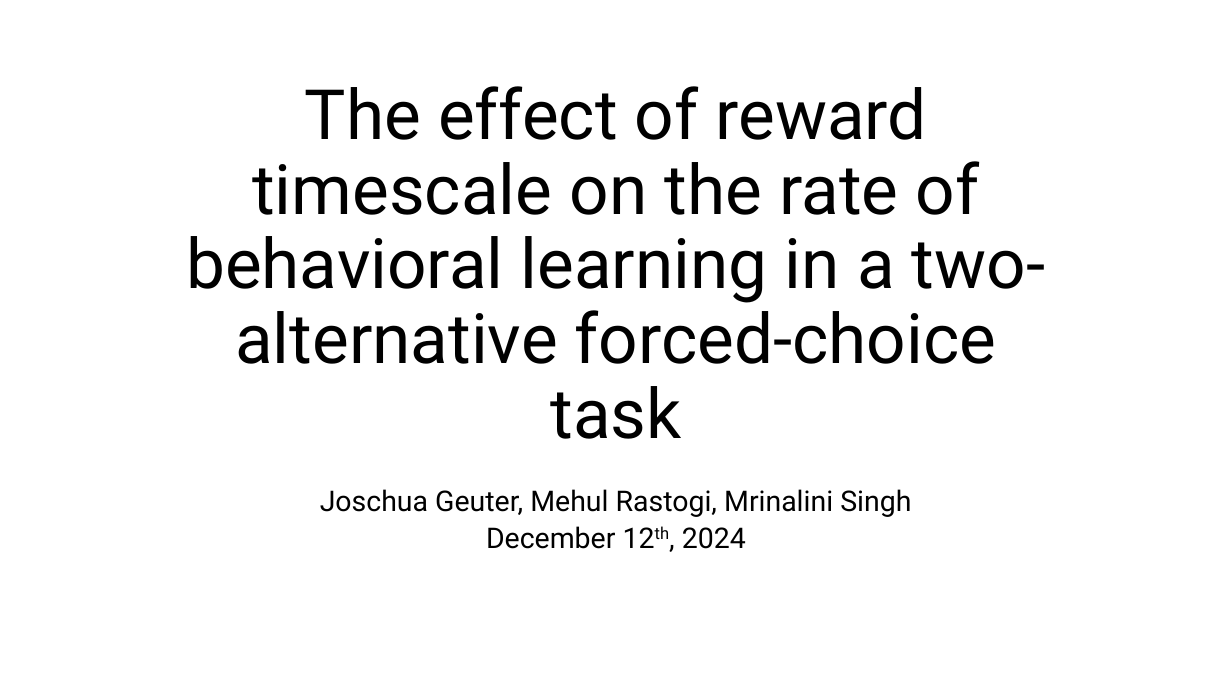
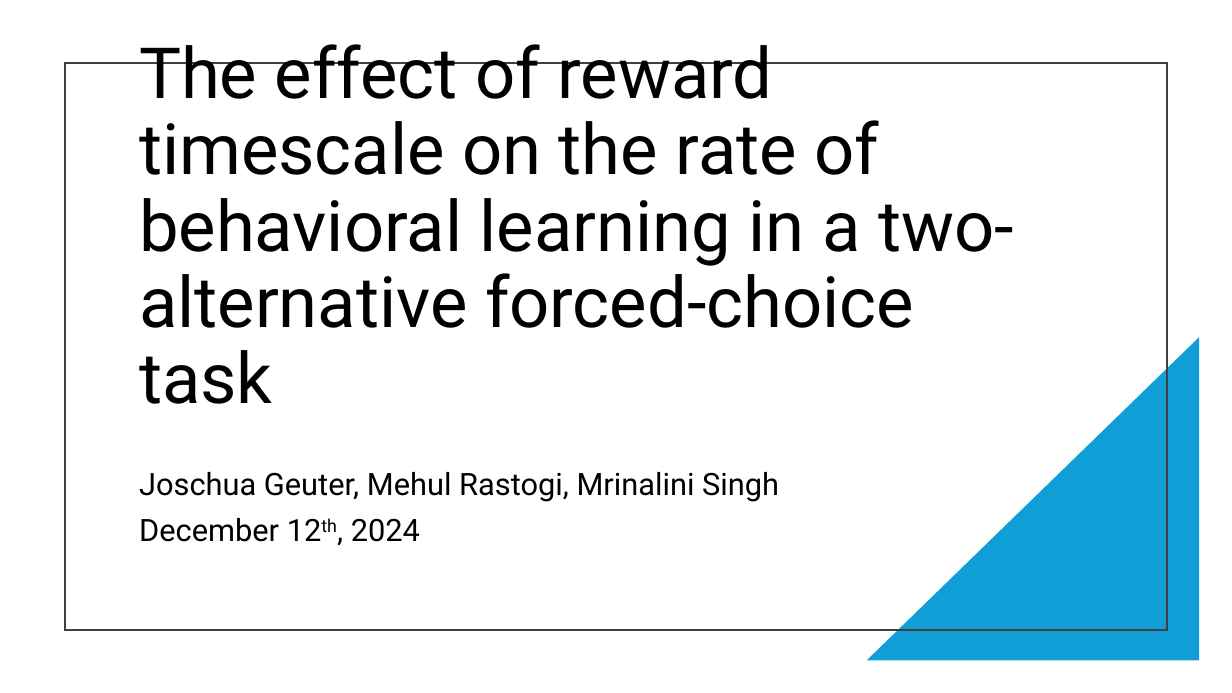
Before and after one commit to Joschua21/dbanalysis, a slide deck: slide 1 of ENproject.pptx. Drawn at 1232x693 pixels with LibreOffice and Linux fonts; fonts in the diff are those of the drawing. Boxes give left, top, right and bottom in pixels: in the first picture for what was removed or moved away, otherwise in the second. Text is boxed around its words. In the diff, an @@ line names an element or a change of style, - is before the commit and + after.

Commit message:
updated pptx

```diff
--- a/ENproject.pptx
+++ b/ENproject.pptx
@@ title "The effect of reward timescale ...": place and size @@
-title "The effect of reward timescale ..." at box(186, 86, 1045, 439)
+title "The effect of reward timescale ..." at box(139, 44, 1014, 404)
@@ title "The effect of reward timescale ..." at box(139, 44, 1014, 404): size 54 to 55 pt; alignment centre to left @@
@@ rectangle added at box(65, 63, 1167, 629), outline #404040 1.5 pt @@
@@ right triangle added at box(867, 337, 1200, 661), fill #0F9ED5 @@
@@ subtitle "Joschua Geuter, Mehul Rastogi, Mrinalini ...": place and size @@
-subtitle "Joschua Geuter, Mehul Rastogi, Mrinalini ..." at box(320, 489, 911, 549)
+subtitle "Joschua Geuter, Mehul Rastogi, Mrinalini ..." at box(139, 472, 779, 542)
@@ subtitle "Joschua Geuter, Mehul Rastogi, Mrinalini ..." at box(139, 472, 779, 542): size 22.2 to 24 pt; alignment centre to left; line spacing 0.7 to 2; line spacing 0.7 to 0.9 @@
```
Also in this commit, not shown: 2 slides added, 2 slides removed.
